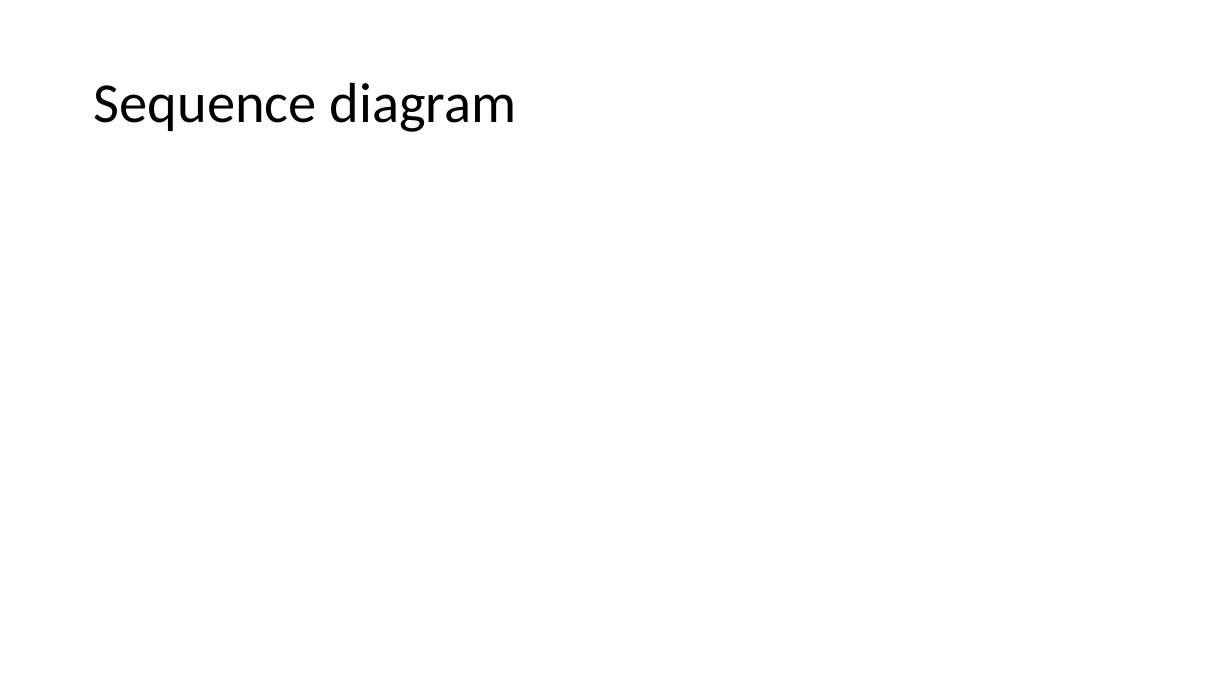
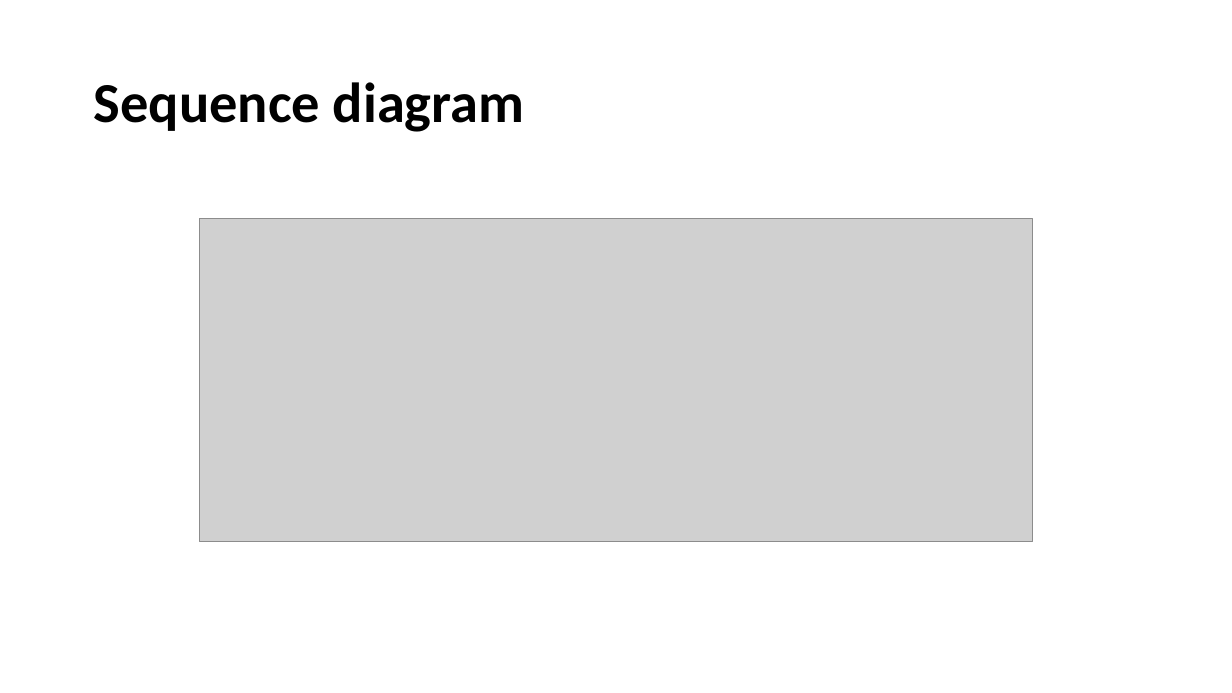
Before and after one commit to DaloonOfDoom/E21SWD_Assignment, a slide deck: slide 6 of Slides/The Decorator pattern.pptx. Drawn at 1232x693 pixels with LibreOffice and Linux fonts; fonts in the diff are those of the drawing; grey boxes stand for pictures. Boxes give left, top, right and bottom in pixels: in the first picture for what was removed or moved away, otherwise in the second. Text is boxed around its words. In the diff, an @@ line names an element or a change of style, - is before the commit and + after.

```diff
--- a/Slides/The Decorator pattern.pptx
+++ b/Slides/The Decorator pattern.pptx
@@ title "Sequence diagram" at [94,82,524,132]: bold on @@
@@ picture added at [199,219,1033,542] @@
```
Also in this commit, not shown: 5 other slides changed, 2 slides added, 2 slides removed.
